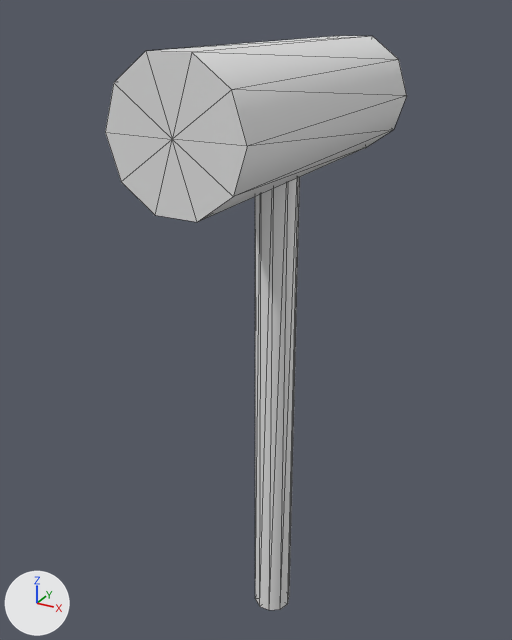
Renders of the FBX model VR/Assets/Models/Object/hammer.FBX from each side of a commit.
Both versions are drawn from a camera (50 mm lens) standing at (1.88, -3.72, 4.15) and looking at (-0.18, 0.03, 2.28). Lighting does not change. The marker at lower left points along +X, +Y and +Z. Mesh edges are drawn as thin lines. Where no turn or scale is listed for an object, it has been applied to the vertices.
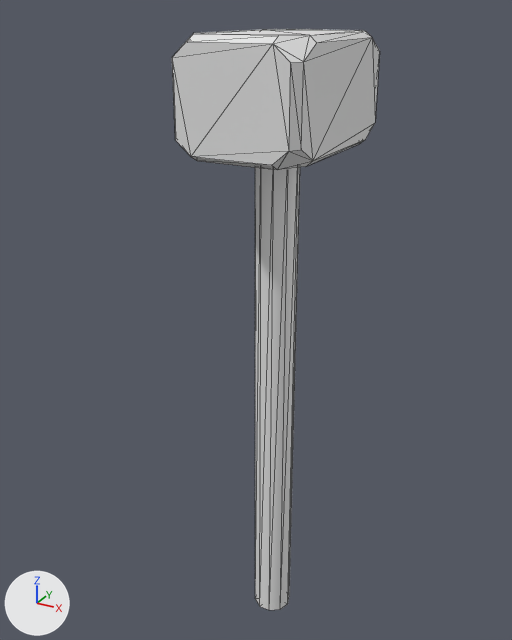
The change, as a diff of the scene's bpy script:
```diff
--- a/VR/Assets/Models/Object/hammer.FBX.py
+++ b/VR/Assets/Models/Object/hammer.FBX.py
@@ me_mesh_001_1 @@
+me_mesh_001_1.from_pydata(...)  # 48 vertices, 92 faces; spans x -0.372..0.372, y -0.582..0.582, z -0.315..0.315
@@ ob_cylinder002 @@
-ob_cylinder002 = bpy.data.objects.new('Cylinder002', me_mesh_001)
-ob_cylinder002.location = (0.0, 0.0, 3.621)
@@ ob_box001 @@
+ob_box001 = bpy.data.objects.new('Box001', me_mesh_001_1)
+ob_box001.location = (0.0, 0.0, 3.721)
```

Pixel boxes (x1, y1, x2, y2) of what changed, in the pictures (512 x 640 px):
'Cylinder002', deleted: before (105, 36, 407, 222)
'Box001', added: after (172, 29, 380, 170)
